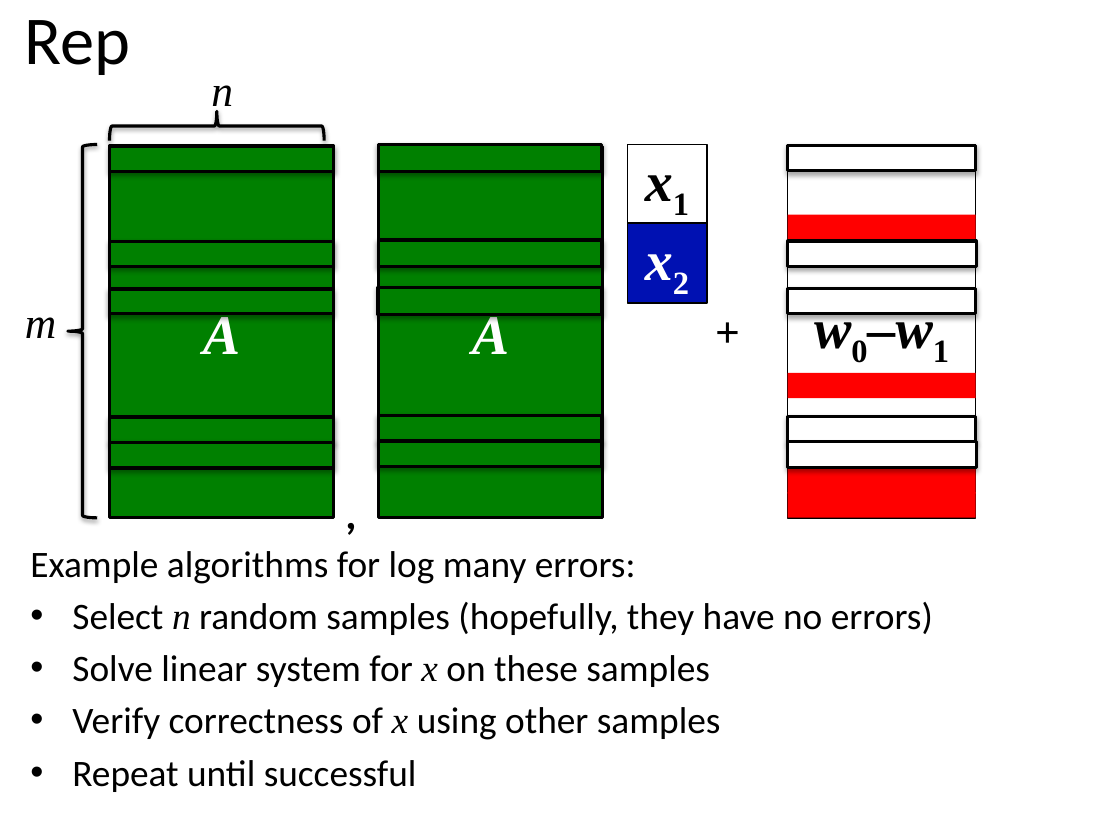
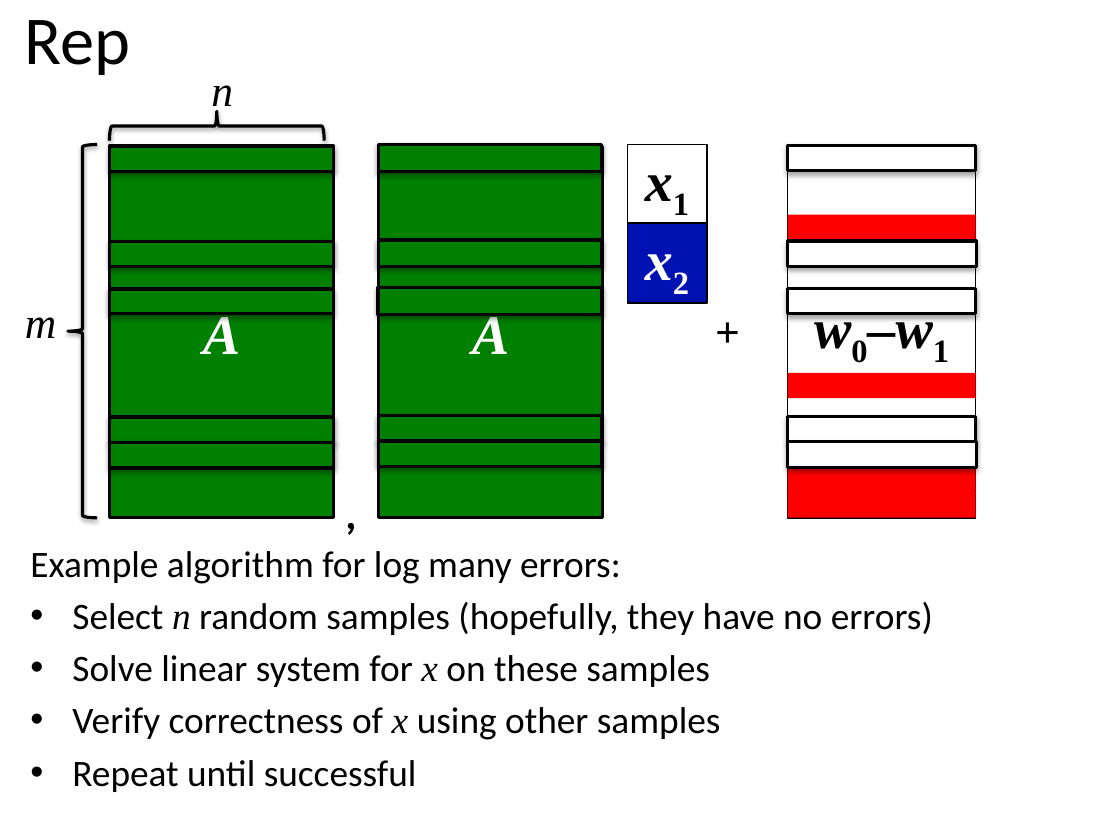
Before and after one commit to xianruimeng/comp-fuzzy-ext, a slide deck: slide 27 of ComputationalFuzzyExtractors-Asiacrypt.pptx. Drawn at 1120x840 pixels with LibreOffice and Linux fonts; fonts in the diff are those of the drawing. Boxes give left, top, right and bottom in pixels: in the first picture for what was removed or moved away, otherwise in the second. Text is boxed around its words. In the diff, an @@ line names an element or a change of style, - is before the commit and + after.

```diff
--- a/ComputationalFuzzyExtractors-Asiacrypt.pptx
+++ b/ComputationalFuzzyExtractors-Asiacrypt.pptx
@@ text at (30, 551, 621, 584): text changed @@
-Example algorithms for log many errors:
+Example algorithm for log many errors:
```
Also in this commit, not shown: 10 other slides changed.
